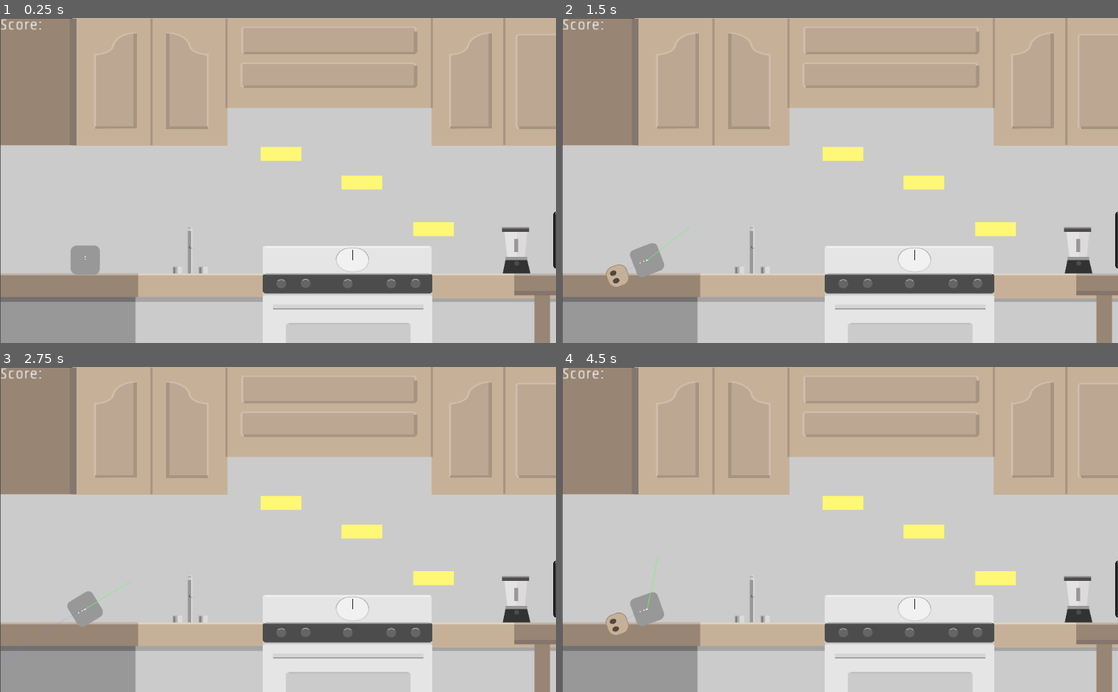
Above: before the commit, frames 1-4 (two rows, left to right).
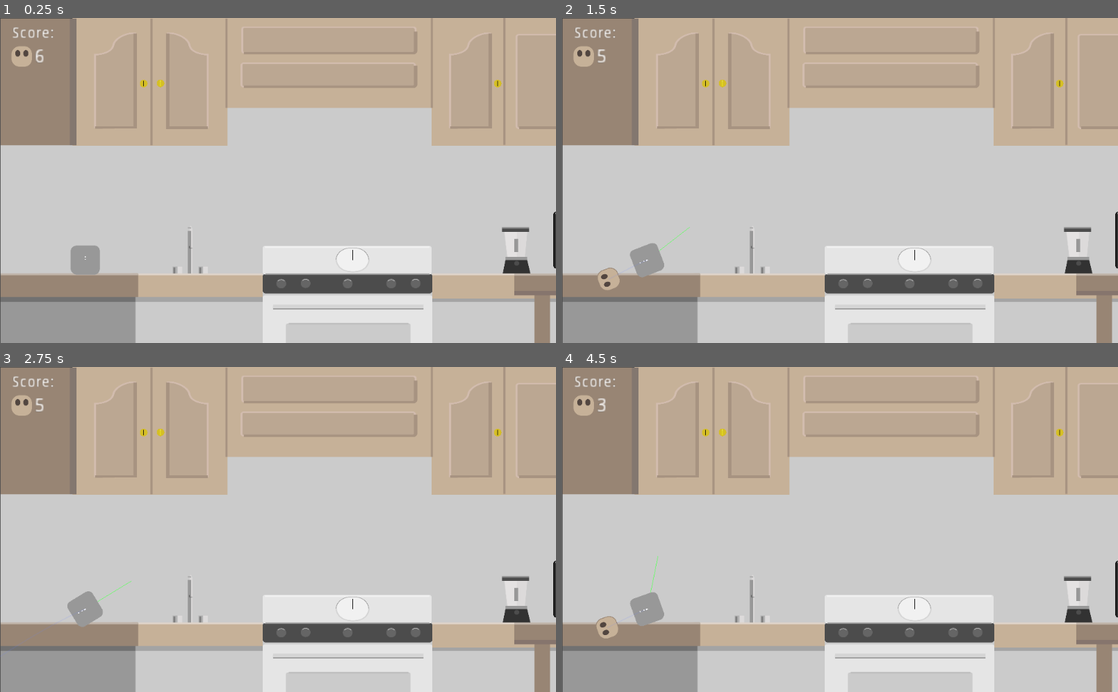
Above: after the commit, the same moments.

Repository: noelaramartinez/godot_toast-it
Game: Godot game, scene res://KitchenMain/KitchenMain.tscn
Same seed, same stepped clock (60 frames per second), same inputs: the game is played once before the commit and once after it.
Inputs (mouse positions are in pixels of both pictures, inside the frame that each line leads up to):
- Up to frame 1 (0.25 s): no input
- Up to frame 2 (1.5 s): tap Enter at 0.5 s; move the mouse to (962, 164) at 0.52 s; press the mouse at (962, 164) at 0.53 s; tap Space at 1.25 s; move the mouse to (728, 196) at 1.27 s; release the mouse at (728, 196) at 1.28 s; click (728, 196) at 1.35 s
- Up to frame 3 (2.75 s): tap Enter at 2 s; move the mouse to (333, 458) at 2.02 s; press the mouse at (333, 458) at 2.03 s
- Up to frame 4 (4.5 s): tap Space at 2.75, 4.25 s; move the mouse to (812, 594) at 2.77 s; release the mouse at (812, 594) at 2.78 s; click (812, 594) at 2.85 s; tap Enter at 3.5 s; move the mouse to (1006, 578) at 3.52 s; press the mouse at (1006, 578) at 3.53 s; move the mouse to (673, 480) at 4.27 s; release the mouse at (673, 480) at 4.28 s; click (673, 480) at 4.35 s

The runs differ from the first frame. In frame 1, 1.4% of the frame differs, in the area x 0-91%, y 0-68%; in frame 2, 1.7%; in frame 3, 1.4%; in frame 4, 1.7%, in the area x 0-91%, y 0-84%.

Commit message:
door open with key, items to grab generated

Diff:
--- /dev/null
+++ b/Nuevo Proyecto de Juego/Character/Character.gd
@@ -0,0 +1,16 @@
+extends Node2D
+
+func _ready():
+	pass
+
+func generateJamJar():
+	return get_child(0).duplicate()
+
+func generateLock():
+	return get_child(1).duplicate()
+
+func generateLockWithKey():
+	return get_child(2).duplicate()
+
+func generateOpenDoor():
+	return get_child(3).duplicate()
--- /dev/null
+++ b/Nuevo Proyecto de Juego/Character/Character.tscn
@@ -0,0 +1,84 @@
+[gd_scene load_steps=12 format=2]
+
+[ext_resource path="res://Character/Character.gd" type="Script" id=1]
+[ext_resource path="res://Character/Jam.gd" type="Script" id=2]
+[ext_resource path="res://assets/textures/jam.png" type="Texture" id=3]
+[ext_resource path="res://Character/Lock.gd" type="Script" id=4]
+[ext_resource path="res://assets/textures/ChapaAlacena.png" type="Texture" id=5]
+[ext_resource path="res://Character/LockWithKey.gd" type="Script" id=6]
+[ext_resource path="res://assets/textures/ChapaAlacenaLlave.png" type="Texture" id=7]
+[ext_resource path="res://assets/textures/AlacenaAbierta.png" type="Texture" id=8]
+
+[sub_resource type="CircleShape2D" id=1]
+
+[sub_resource type="RectangleShape2D" id=2]
+extents = Vector2( 72.3714, 120.185 )
+
+[sub_resource type="CircleShape2D" id=3]
+
+[node name="Character" type="Area2D"]
+script = ExtResource( 1 )
+
+[node name="Jam" type="Area2D" parent="."]
+editor/display_folded = true
+position = Vector2( 51.358, 0 )
+script = ExtResource( 2 )
+__meta__ = {
+"_edit_group_": true
+}
+
+[node name="Sprite" type="Sprite" parent="Jam"]
+scale = Vector2( 0.05, 0.05 )
+texture = ExtResource( 3 )
+
+[node name="CollisionPolygon2D" type="CollisionPolygon2D" parent="Jam"]
+polygon = PoolVector2Array( -14.7264, -26.1643, 12.3353, -25.9668, 12.5328, -21.226, 12.5328, -17.4729, 16.8785, -17.2754, 17.2736, 24.4036, -17.2943, 24.4036, -17.2943, -16.4853, -14.1338, -16.4853 )
+
+[node name="Lock" type="Area2D" parent="."]
+editor/display_folded = true
+position = Vector2( 96.5926, 0.987652 )
+script = ExtResource( 4 )
+__meta__ = {
+"_edit_group_": true
+}
+
+[node name="Sprite" type="Sprite" parent="Lock"]
+scale = Vector2( 0.02, 0.02 )
+texture = ExtResource( 5 )
+
+[node name="CollisionShape2D" type="CollisionShape2D" parent="Lock"]
+shape = SubResource( 1 )
+
+[node name="LockWithKey" type="Area2D" parent="."]
+editor/display_folded = true
+position = Vector2( 131.556, 0.59259 )
+script = ExtResource( 6 )
+__meta__ = {
+"_edit_group_": true
+}
+
+[node name="Sprite" type="Sprite" parent="LockWithKey"]
+scale = Vector2( 0.02, 0.02 )
+texture = ExtResource( 7 )
+
+[node name="CollisionShape2D" type="CollisionShape2D" parent="LockWithKey"]
+shape = SubResource( 1 )
+
+[node name="OpenDoor" type="Area2D" parent="."]
+editor/display_folded = true
+__meta__ = {
+"_edit_group_": true
+}
+
+[node name="Sprite" type="Sprite" parent="OpenDoor"]
+scale = Vector2( 0.299, 0.222 )
+texture = ExtResource( 8 )
+
+[node name="CollisionShape2D" type="CollisionShape2D" parent="OpenDoor"]
+shape = SubResource( 2 )
+
+[node name="CollisionShape2D" type="CollisionShape2D" parent="."]
+shape = SubResource( 3 )
+[connection signal="area_entered" from="Jam" to="Jam" method="_on_Jam_area_entered"]
+[connection signal="area_entered" from="Lock" to="Lock" method="_on_Lock_area_entered"]
+[connection signal="area_entered" from="LockWithKey" to="LockWithKey" method="_on_LockWithKey_area_entered"]
--- /dev/null
+++ b/Nuevo Proyecto de Juego/Character/Jam.gd
@@ -0,0 +1,10 @@
+extends Area2D
+signal jam_grabbed
+
+func _ready():
+	pass
+
+func _on_Jam_area_entered(area):
+	if area.get_name() == "bread":
+		emit_signal("jam_grabbed")
+		queue_free()
--- /dev/null
+++ b/Nuevo Proyecto de Juego/Character/Lock.gd
@@ -0,0 +1,10 @@
+extends Area2D
+signal lock_grabbed
+
+func _ready():
+	pass
+
+func _on_Lock_area_entered(area):
+	if area.get_name() == "bread":
+		emit_signal("lock_grabbed")
+		#queue_free()
--- /dev/null
+++ b/Nuevo Proyecto de Juego/Character/LockWithKey.gd
@@ -0,0 +1,12 @@
+extends Area2D
+signal lock_with_key_grabbed
+
+func _ready():
+	pass
+
+
+func _on_LockWithKey_area_entered(area):
+	if area.get_name() == "bread":
+		emit_signal("lock_with_key_grabbed")
+		#call_deferred("lock_with_key_grabbed")
+		queue_free()
--- a/Nuevo Proyecto de Juego/KitchenMain/KitchenMain.gd
+++ b/Nuevo Proyecto de Juego/KitchenMain/KitchenMain.gd
@@ -6,6 +6,7 @@
 var dragging = false
 var mouseClickPos = Vector2()
 var is_fired = false
+var isUnlocked = false
 var screen_size = Vector2()
 var initVelVector = Vector2()
 var ini = Vector2()
@@ -26,17 +27,20 @@
 var init_vel = 10
 var score = 0
 var breadSizeMargin = 500
-var controlRange = 100
+var controlRange = 200
+var lifes = 6
+var characterFactory = preload("res://Character/Character.tscn").instance()
 
 const DEG_1_TO_RAD = 0.01745329252
 const gravity = 10
 const coef_mov = 3
+
 
 func _ready():
 	$Bread.translate(init_player_position)
 	$Toaster.translate(init_player_position)
 	screen_size = get_viewport().size
-	#print(screen_size)
+	$HUD/lifes_lbl.set_text(str(lifes))
 	VecInitPosBread = Vector2($Bread.get_global_transform().get_origin().x,$Bread.get_global_transform().get_origin().y)
 	VecInitPosToaster = Vector2($Toaster.get_global_transform().get_origin().x,$Toaster.get_global_transform().get_origin().y)
 	vectorRef = Vector2($Bread.get_global_transform().get_origin().x + 1,$Bread.get_global_transform().get_origin().y)
@@ -45,18 +49,19 @@
 	vectorNormal =  (VecInitPosBread - vectorRefNormal)
 	angToRefVectNormal = vectorNormal.angle_to(vectorBase)
 	theta = angToRefVectNormal
-
-	for i in range(1,4):
-		var butter_scene = preload("res://Butter/Butter.tscn")
-		var butter_node = butter_scene.instance()
-		if i==1:
-			butter_node.translate(Vector2(518,251))
-		elif i==2:
-			butter_node.translate(Vector2(667,304))
-		elif i==3:
-			butter_node.translate(Vector2(799,390))
-		add_child(butter_node)
-		butter_node.connect("butter_grabbed", self, "on_butter_grabbed")
+	var lock1 = characterFactory.generateLock()
+	lock1.translate(Vector2(168,120))
+	add_child(lock1)
+	var lock2 = characterFactory.generateLockWithKey()
+	lock2.translate(Vector2(164,120))
+	add_child(lock2)
+	lock2.connect("lock_with_key_grabbed", self, "on_lock_with_key_grabbed")
+	var lock3 = characterFactory.generateLock()
+	lock3.translate(Vector2(820,120))
+	add_child(lock3)
+	var lock4 = characterFactory.generateLock()
+	lock4.translate(Vector2(1036,120))
+	add_child(lock4)
 
 func _input(event):
 	if event.is_action_pressed("click") and not dragging and !is_fired:
@@ -80,19 +85,44 @@
 			var aux = end - ini
 			aux = aux.normalized()*100
 			end = ini + aux
-		#$Control.initP = init_player_position
-		#$Control.endP = mouseClickPos
-		#$Control.drawLine()
 	if event.is_action_released("click") and dragging and !is_fired:
 		dragging = false
 		rotate_player = false
 		is_fired = true
 		hide_previous_trace()
+		lifes = lifes - 1
+		$HUD/lifes_lbl.set_text(str(lifes))
 	if $Bread.get_position().x-breadSizeMargin > screen_size.x || $Bread.get_position().y-breadSizeMargin >screen_size.y || $Bread.get_position().x+breadSizeMargin < 0 || $Bread.get_position().y+breadSizeMargin < 0:
 		$Bread/Trial.setDraw(false)
 		var children = $Bread.get_child($Bread.get_child_count()-1)
 		children.setDraw(false)
 		reset()
+		print(isUnlocked)
+		if isUnlocked:
+			isUnlocked = false
+			for i in range(1,4):
+				var butter_node = preload("res://Butter/Butter.tscn").instance()
+				if i==1:
+					var jam1 = characterFactory.generateJamJar()
+					jam1.translate(Vector2(368,251))
+					add_child(jam1)
+					jam1.connect("jam_grabbed", self, "on_jam_grabbed")
+					butter_node.translate(Vector2(518,251))
+				elif i==2:
+					var jam2 = characterFactory.generateJamJar()
+					jam2.translate(Vector2(218,304))
+					add_child(jam2)
+					jam2.connect("jam_grabbed", self, "on_jam_grabbed")
+					butter_node.translate(Vector2(667,304))
+				elif i==3:
+					var jam3 = characterFactory.generateJamJar()
+					jam3.translate(Vector2(118,390))
+					add_child(jam3)
+					jam3.connect("jam_grabbed", self, "on_jam_grabbed")
+					butter_node.translate(Vector2(799,390))
+				print(butter_node)
+				add_child(butter_node)
+				butter_node.connect("butter_grabbed", self, "on_butter_grabbed")
 
 func _physics_process(delta):
 	if rotate_player && !is_fired:
@@ -130,10 +160,6 @@
 	pos_y = 0
 	t = 0
 
-func on_butter_grabbed():
-	score += 10
-	$HUD/score_lbl.set_text("Score: " + str(score))
-
 func hide_previous_trace():
 	if $Bread.get_child_count()>2:
 		var prevTrace = Line2D
@@ -143,7 +169,7 @@
 func _draw():
 	color = Color(.4,1,.4)
 	var normaControl = sqrt(pow(abs(end.x-ini.x),2) + pow(abs(end.y-ini.y),2))
-	if normaControl>100:
+	if normaControl>controlRange:
 		var aux = end - ini
 		aux = aux.normalized()*100
 		end = ini + aux
@@ -151,3 +177,26 @@
 
 func drawLine(ini, end, color):
 	draw_line(ini, end, color)
+
+func setDoorOpen():
+	var doorOpen = characterFactory.generateOpenDoor()
+	doorOpen.translate(Vector2(348,116))
+	doorOpen.z_index=-1
+	add_child(doorOpen)
+
+###############################
+#			Eventt functions
+################################
+
+func on_lock_with_key_grabbed():
+	isUnlocked = true
+	call_deferred("setDoorOpen")
+	#$HUD/score_lbl.set_text("Se ha abierto el cajon con la llave: " + str(score))
+
+func on_butter_grabbed():
+	score += 10
+	$HUD/score_lbl.set_text("Score: " + str(score))
+
+func on_jam_grabbed():
+	score += 10
+	$HUD/score_lbl.set_text("Score: " + str(score))
--- a/Nuevo Proyecto de Juego/KitchenMain/KitchenMain.tscn
+++ b/Nuevo Proyecto de Juego/KitchenMain/KitchenMain.tscn
@@ -6,15 +6,19 @@
 [ext_resource path="res://Trial/Trial.tscn" type="PackedScene" id=4]
 [ext_resource path="res://Toaster/Toaster.tscn" type="PackedScene" id=5]
 [ext_resource path="res://KitchenMain/Control.gd" type="Script" id=6]
+[ext_resource path="res://Bread/Bread.png" type="Texture" id=7]
 
 [node name="KitchenMain" type="Node2D"]
+z_as_relative = false
 script = ExtResource( 1 )
 
 [node name="KitchenBackground" parent="." instance=ExtResource( 2 )]
 
 [node name="Bread" parent="." instance=ExtResource( 3 )]
+z_index = 1
 
 [node name="Trial" parent="Bread" instance=ExtResource( 4 )]
+z_index = 1
 width = 2.0
 default_color = Color( 0.4, 0.5, 1, 0.12549 )
 texture_mode = 1162412032
@@ -22,6 +26,7 @@
 targetPath = NodePath("..")
 
 [node name="Toaster" parent="." instance=ExtResource( 5 )]
+z_index = 1
 
 [node name="Control" type="Control" parent="."]
 margin_right = 1276.0
@@ -29,14 +34,27 @@
 script = ExtResource( 6 )
 
 [node name="HUD" type="Control" parent="."]
-editor/display_folded = true
 anchor_right = 1.0
 anchor_bottom = 1.0
 margin_right = 1024.0
 margin_bottom = 600.0
 
 [node name="score_lbl" type="Label" parent="HUD"]
-margin_right = 40.0
-margin_bottom = 14.0
+margin_left = 22.0
+margin_top = 15.0
+margin_right = 65.0
+margin_bottom = 29.0
 rect_scale = Vector2( 2, 2 )
 text = "Score: "
+
+[node name="lifes_lbl" type="Label" parent="HUD"]
+margin_left = 63.0
+margin_top = 55.0
+margin_right = 84.0
+margin_bottom = 69.0
+rect_scale = Vector2( 2.5, 2.5 )
+
+[node name="Sprite" type="Sprite" parent="HUD"]
+position = Vector2( 40, 71 )
+scale = Vector2( 0.3, 0.3 )
+texture = ExtResource( 7 )
Not shown: 1 places in Nuevo Proyecto de Juego/KitchenMain/KitchenMain.tscn that only renumber resources
Binary file added: Nuevo Proyecto de Juego/assets/textures/AlacenaAbierta.png
Not shown, added: Nuevo Proyecto de Juego/assets/textures/AlacenaAbierta.png.import
Binary file added: Nuevo Proyecto de Juego/assets/textures/Bread.png
Not shown, added: Nuevo Proyecto de Juego/assets/textures/Bread.png.import
Binary file added: Nuevo Proyecto de Juego/assets/textures/ChapaAlacena.png
Not shown, added: Nuevo Proyecto de Juego/assets/textures/ChapaAlacena.png.import
Binary file added: Nuevo Proyecto de Juego/assets/textures/ChapaAlacenaLlave.png
Not shown, added: Nuevo Proyecto de Juego/assets/textures/ChapaAlacenaLlave.png.import
Binary file added: Nuevo Proyecto de Juego/assets/textures/Mantequilla.png
Not shown, added: Nuevo Proyecto de Juego/assets/textures/Mantequilla.png.import
Binary file added: Nuevo Proyecto de Juego/assets/textures/SquareToaster.png
(and 4 more such lines)
